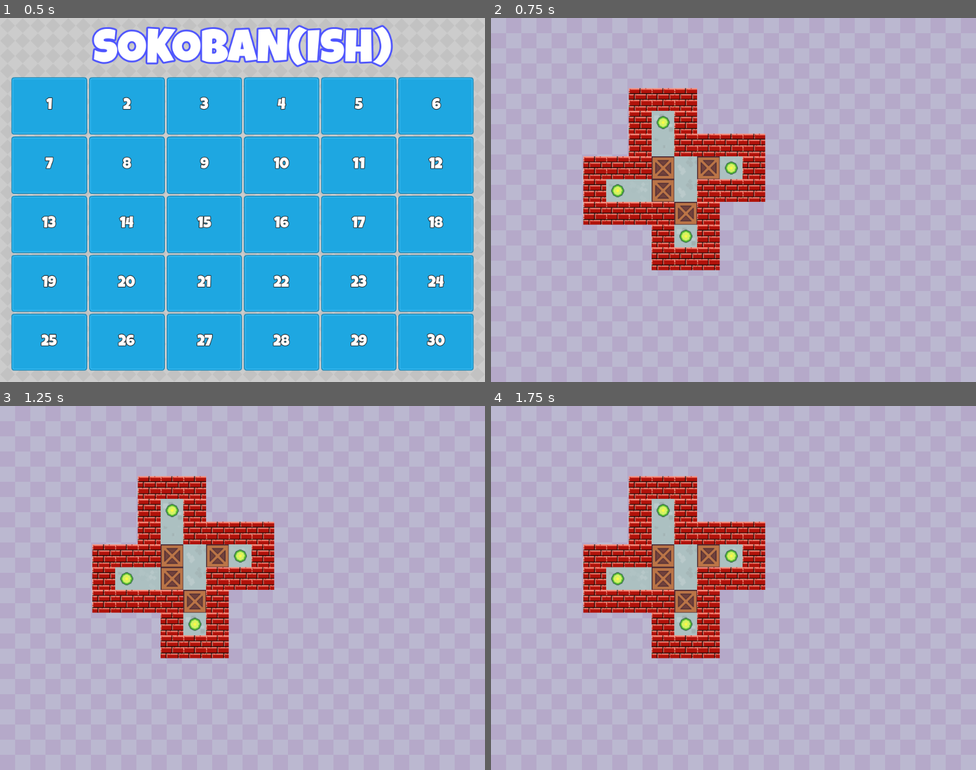
Above: before the commit, frames 1-4 (two rows, left to right).
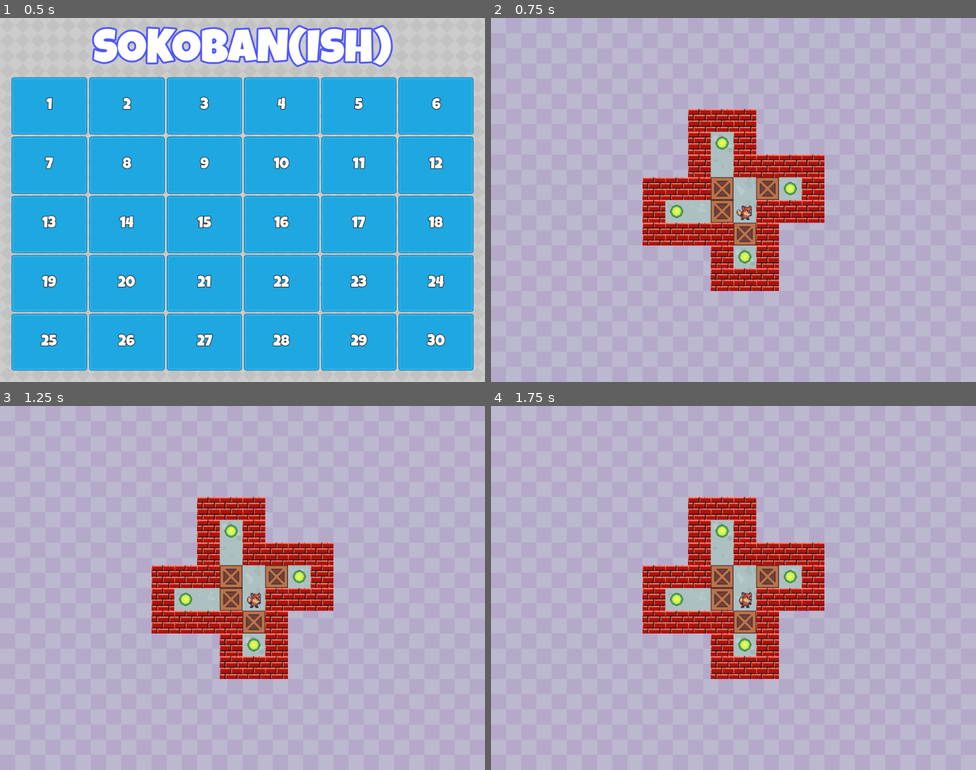
Above: after the commit, the same moments.

Repository: Babrakov/sokoban
Game: Godot game, scene res://Scenes/main/main.tscn
Same seed, same stepped clock (60 frames per second), same inputs: the game is played once before the commit and once after it.
Inputs (mouse positions are in pixels of both pictures, inside the frame that each line leads up to):
- Up to frame 1 (0.5 s): no input
- Up to frame 2 (0.75 s): tap Enter at 0.5 s; move the mouse to (539, 105) at 0.52 s; press the mouse at (539, 105) at 0.53 s
- Up to frame 3 (1.25 s): no input
- Up to frame 4 (1.75 s): move the mouse to (636, 606) at 1.27 s; release the mouse at (636, 606) at 1.28 s; click (636, 606) at 1.35 s

Frame 1 is identical in both runs. In frame 2, 16% of the frame differs, in the area x 19-69%, y 19-75%; in frame 3, 16%; in frame 4, 16%.

Commit message:
Player Camera

Diff:
--- a/Scenes/level/level.gd
+++ b/Scenes/level/level.gd
@@ -7,8 +7,11 @@
 @onready var walls_tiles: TileMapLayer = $TileLayers/Walls
 @onready var targets_tiles: TileMapLayer = $TileLayers/Targets
 @onready var boxes_tiles: TileMapLayer = $TileLayers/Boxes
+@onready var camera_2d: Camera2D = $Camera2D
+@onready var player: AnimatedSprite2D = $Player
 
 var _tile_size: int = 0
+var _player_tile: Vector2i = Vector2i.ZERO
 
 func _unhandled_input(event: InputEvent) -> void:
 	if event.is_action_pressed("exit"):
@@ -59,3 +62,14 @@
 	setup_layer(TileLayers.LayerType.Targets, targets_tiles, level_layout)
 	setup_layer(TileLayers.LayerType.TargetBoxes, boxes_tiles, level_layout)
 	setup_layer(TileLayers.LayerType.Boxes, boxes_tiles, level_layout)
+	move_camera()
+	place_player_on_tile(level_layout.get_player_start())
+
+
+func move_camera() -> void:
+	var tmr: Rect2i = floor_tiles.get_used_rect()
+	camera_2d.position = tmr.get_center() * _tile_size
+
+func place_player_on_tile(tile_coord: Vector2i) -> void:
+	player.position = Vector2i(tile_coord * _tile_size)
+	_player_tile = tile_coord
--- a/Scenes/level/level.tscn
+++ b/Scenes/level/level.tscn
@@ -1,8 +1,9 @@
-[gd_scene load_steps=4 format=4 uid="uid://dsntpwfkmw44n"]
+[gd_scene load_steps=5 format=4 uid="uid://dsntpwfkmw44n"]
 
 [ext_resource type="Script" path="res://Scenes/level/level.gd" id="1_e86sw"]
 [ext_resource type="Texture2D" uid="uid://cpb7vbcgsis1l" path="res://assets/Purple.png" id="1_rryxc"]
 [ext_resource type="TileSet" uid="uid://cdkgq8stxafkt" path="res://Resources/Tiles.tres" id="3_mxexo"]
+[ext_resource type="PackedScene" uid="uid://de2gpbbvxroam" path="res://Scenes/player/player.tscn" id="4_ay4ro"]
 
 [node name="Level" type="Node2D"]
 script = ExtResource("1_e86sw")
@@ -40,3 +41,6 @@
 [node name="Camera2D" type="Camera2D" parent="."]
 position = Vector2(339, 253)
 zoom = Vector2(1.5, 1.5)
+
+[node name="Player" parent="." instance=ExtResource("4_ay4ro")]
+position = Vector2(548, 197)
--- /dev/null
+++ b/Scenes/player/player.tscn
@@ -0,0 +1,45 @@
+[gd_scene load_steps=7 format=3 uid="uid://de2gpbbvxroam"]
+
+[ext_resource type="Texture2D" uid="uid://goayp0tgbjie" path="res://assets/player-idle.png" id="1_axnjl"]
+
+[sub_resource type="AtlasTexture" id="AtlasTexture_2s3ir"]
+atlas = ExtResource("1_axnjl")
+region = Rect2(0, 0, 33, 32)
+
+[sub_resource type="AtlasTexture" id="AtlasTexture_w4vim"]
+atlas = ExtResource("1_axnjl")
+region = Rect2(33, 0, 33, 32)
+
+[sub_resource type="AtlasTexture" id="AtlasTexture_li1uk"]
+atlas = ExtResource("1_axnjl")
+region = Rect2(66, 0, 33, 32)
+
+[sub_resource type="AtlasTexture" id="AtlasTexture_88qiu"]
+atlas = ExtResource("1_axnjl")
+region = Rect2(99, 0, 33, 32)
+
+[sub_resource type="SpriteFrames" id="SpriteFrames_281pu"]
+animations = [{
+"frames": [{
+"duration": 1.0,
+"texture": SubResource("AtlasTexture_2s3ir")
+}, {
+"duration": 1.0,
+"texture": SubResource("AtlasTexture_w4vim")
+}, {
+"duration": 1.0,
+"texture": SubResource("AtlasTexture_li1uk")
+}, {
+"duration": 1.0,
+"texture": SubResource("AtlasTexture_88qiu")
+}],
+"loop": true,
+"name": &"default",
+"speed": 10.0
+}]
+
+[node name="Player" type="AnimatedSprite2D"]
+sprite_frames = SubResource("SpriteFrames_281pu")
+autoplay = "default"
+frame_progress = 0.445148
+offset = Vector2(18, 12)
